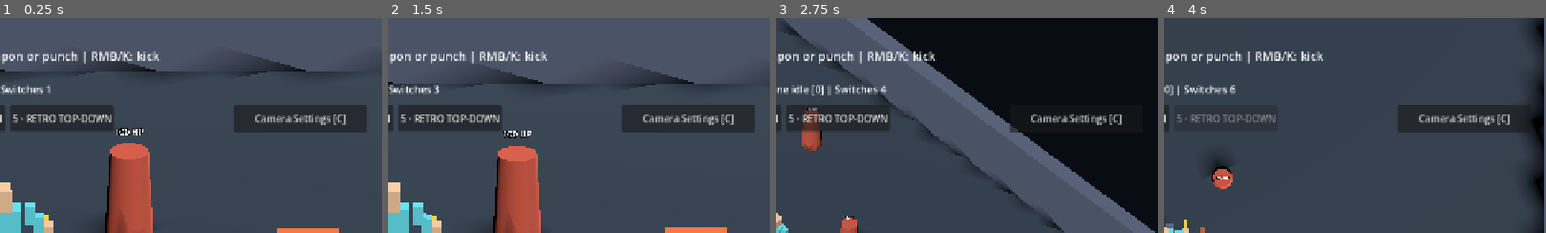
Above: before the commit, frames 1-4 (left to right).
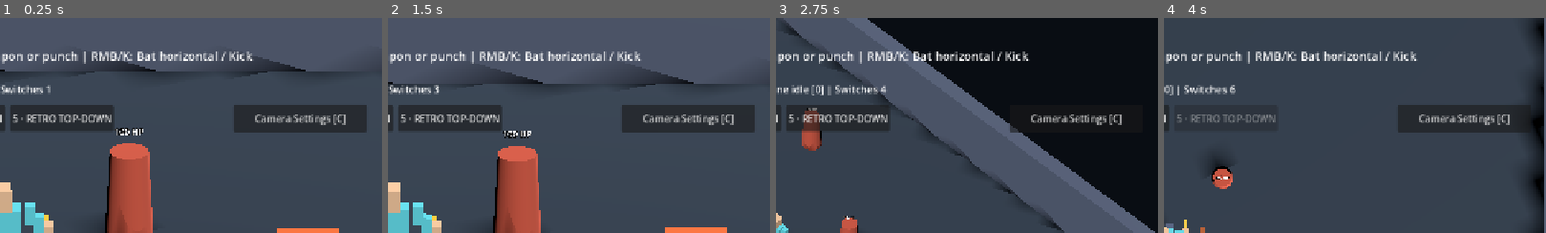
Above: after the commit, the same moments.

Repository: bravado/ACTION-5
Game: Godot game, scene res://demo/main.tscn
The game is run twice, just before and just after one commit, with the same random seed, the same clock (stepped at 60 frames per second) and the same inputs.
Inputs:
- Up to frame 1 (0.25 s): no input
- Up to frame 2 (1.5 s): click "1 · SIDE-SCROLLER" at 0.5 s; click "2 · BEAT 'EM UP" at 1.25 s
- Up to frame 3 (2.75 s): click "3 · ISO / 3RD PERSON" at 2 s
- Up to frame 4 (4 s): click "4 · FIRST-PERSON" at 2.75 s; click "5 · RETRO TOP-DOWN" at 3.5 s
The pictures show only the part of the screen within x 50-100%, y 0-50%; the shares and areas given below are measured in that part.

The runs differ from the first frame. In frame 1, 0.8% of the frame differs, in the area x 36-67%, y 15-20%; in frame 2, 0.8%; in frame 3, 0.9%; in frame 4, 0.8%.

Commit message:
D06-01: give Bat two independent attacks and camera-local action poses

Diff:
--- a/demo/main.gd
+++ b/demo/main.gd
@@ -236,7 +236,7 @@
     for i in range(5):
         var button := _mode_buttons.get_node("Mode" + str(i + 1)) as Button
         button.disabled = i == _views.active_index
-    _help.text = "ACTION-5 // D06 EQUIPMENT DEMO\n1–5: views | WASD: move | Space: jump | Shift: run | LMB/J: weapon or punch | RMB/K: kick\nE: pickup | Q: swap | G: drop | Unassigned actions: Punch/Kick"
+    _help.text = "ACTION-5 // D06 EQUIPMENT DEMO\n1–5: views | WASD: move | Space: jump | Shift: run | LMB/J: weapon or punch | RMB/K: Bat horizontal / Kick\nE: pickup | Q: swap | G: drop | Unassigned actions: Punch/Kick"
     var front_wall_mesh := get_node("SouthWall/MeshInstance3D") as MeshInstance3D
     front_wall_mesh.visible = (
         current.mode != ViewProfileScript.Mode.SIDE
